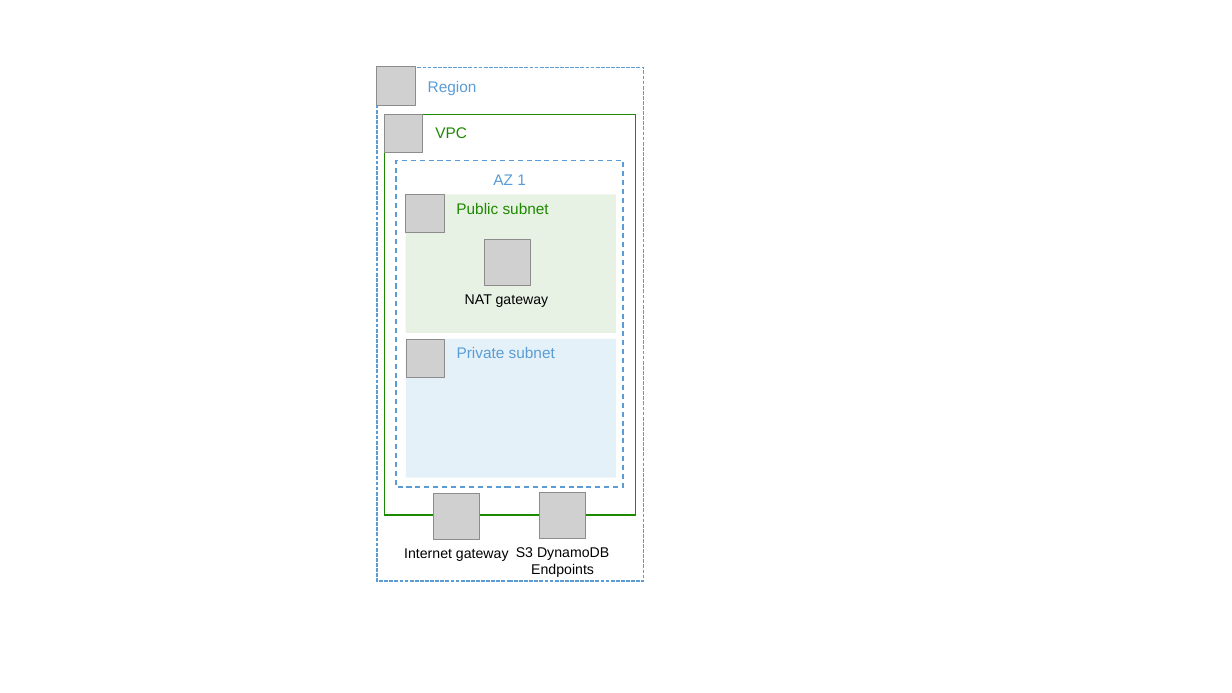
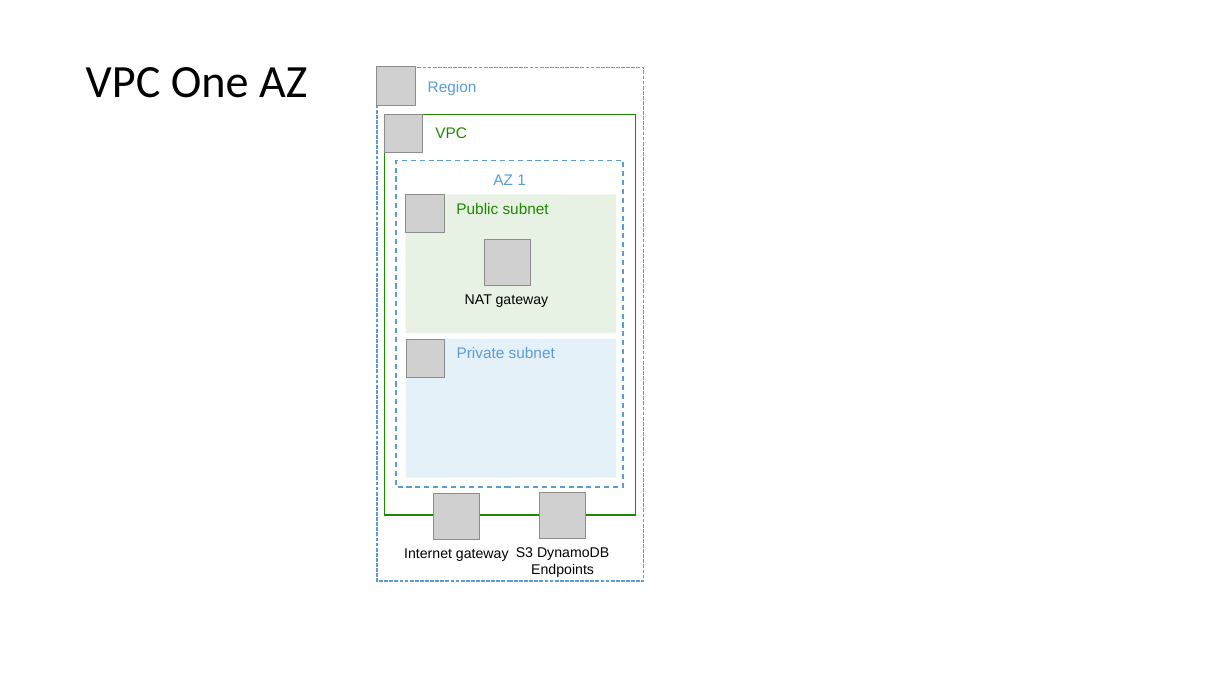
Before and after one commit to aws-samples/awsome-distributed-training, a slide deck: slide 3 of 0.docs/diagrams-templates.pptx. Drawn at 1232x693 pixels with LibreOffice and Linux fonts; fonts in the diff are those of the drawing; grey boxes stand for pictures. Boxes give left, top, right and bottom in pixels: in the first picture for what was removed or moved away, otherwise in the second. Text is boxed around its words. In the diff, an @@ line names an element or a change of style, - is before the commit and + after.

```diff
--- a/0.docs/diagrams-templates.pptx
+++ b/0.docs/diagrams-templates.pptx
@@ text added at <box>86,67,307,98</box>, 36 pt, text #000000 @@
+VPC One AZ
```
Also in this commit, not shown: 3 other slides changed, 1 other file.
